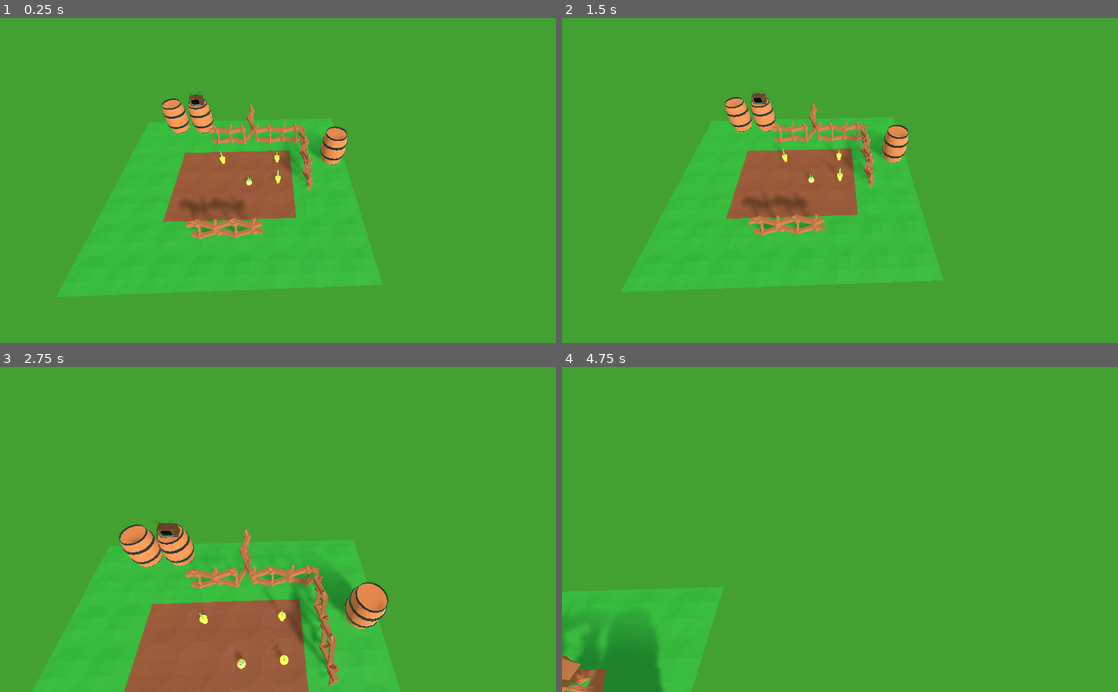
Above: before the commit, frames 1-4 (two rows, left to right).
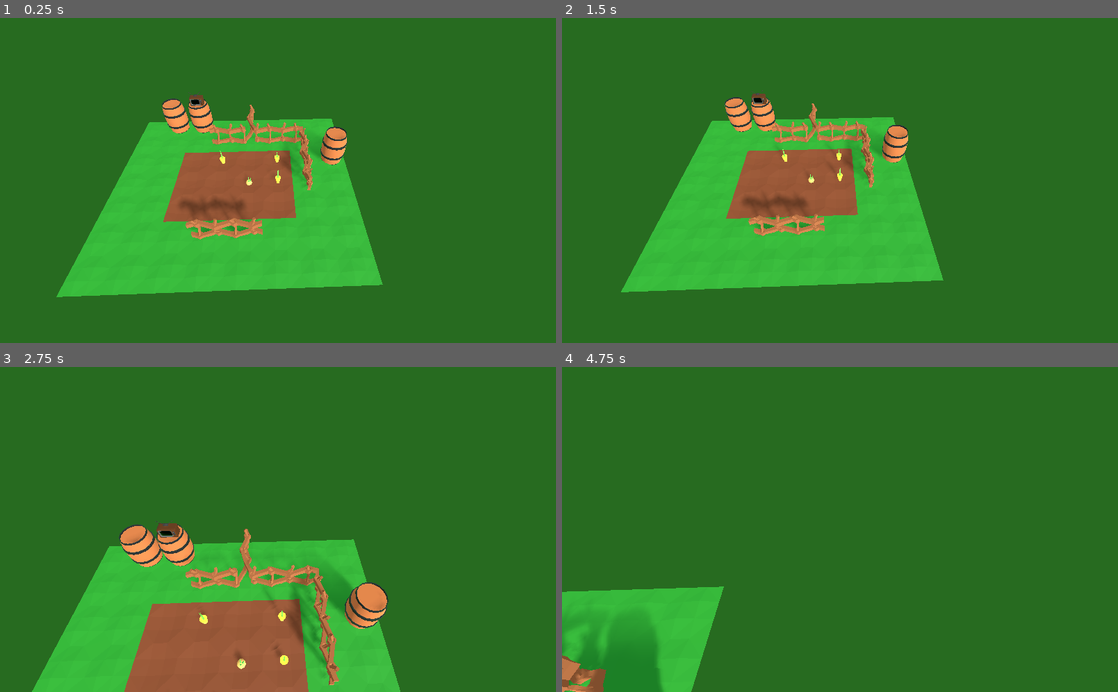
Above: after the commit, the same moments.

Repository: wingedadventurer/gwj-xii
Game: Godot game, scene res://scenes/levels/level_test.tscn
Two runs of this game, one before a commit and one after it. Both use one fixed random seed, a clock stepped at 60 frames per second and the inputs below.
Inputs (mouse positions are in pixels of both pictures, inside the frame that each line leads up to):
- Up to frame 1 (0.25 s): no input
- Up to frame 2 (1.5 s): tap Enter at 0.5 s; move the mouse to (962, 164) at 0.52 s; click (962, 164) at 0.6 s; tap Space at 1.25 s; move the mouse to (728, 196) at 1.27 s; tap Down (camera_move_back) at 1.35 s
- Up to frame 3 (2.75 s): click (166, 545) at 1.55 s; tap Enter at 2 s; move the mouse to (333, 458) at 2.02 s; hold Up (camera_move_forward) from 2.03 s (still down); click (333, 458) at 2.3 s
- Up to frame 4 (4.75 s): move the mouse to (812, 594) at 2.77 s; release Up (camera_move_forward) at 2.78 s; tap Left (camera_move_left) at 2.85 s; click (812, 594) at 3.05 s; move the mouse to (1006, 578) at 3.52 s; hold Right (camera_move_right) 3.53-4.28 s; click (1006, 578) at 3.8 s; move the mouse to (673, 480) at 4.27 s; tap Mouse wheel up (camera_zoom_in) at 4.35 s; click (673, 480) at 4.55 s

The runs differ from the first frame. In frame 1, 75% of the frame differs, in the area x 0-100%, y 0-100%; in frame 2, 76%; in frame 3, 74%; in frame 4, 92%.

Commit message:
Add audio_manager autoload; add ambient music

Diff:
--- a/godot-project/environments/default_environment.tres
+++ b/godot-project/environments/default_environment.tres
@@ -1,10 +1,10 @@
 [gd_resource type="Environment" load_steps=2 format=2]
 
 [sub_resource type="ProceduralSky" id=1]
-sky_top_color = Color( 0.490196, 0.972549, 0.937255, 1 )
-sky_horizon_color = Color( 0.490196, 0.972549, 0.937255, 1 )
-ground_bottom_color = Color( 0.262745, 0.635294, 0.192157, 1 )
-ground_horizon_color = Color( 0.262745, 0.635294, 0.192157, 1 )
+sky_top_color = Color( 0.431373, 0.862745, 0.831373, 1 )
+sky_horizon_color = Color( 0.431373, 0.862745, 0.831373, 1 )
+ground_bottom_color = Color( 0.152941, 0.423529, 0.129412, 1 )
+ground_horizon_color = Color( 0.152941, 0.423529, 0.129412, 1 )
 sun_angle_max = 5.0
 sun_energy = 3.0
 
--- a/godot-project/project.godot
+++ b/godot-project/project.godot
@@ -29,6 +29,10 @@
 config/name="Vegetable Chess"
 run/main_scene="res://scenes/levels/level_test.tscn"
 config/icon="res://icon.png"
+
+[autoload]
+
+audio_manager="*res://scenes/autoload/audio_manager.tscn"
 
 [debug]
 
--- /dev/null
+++ b/godot-project/scenes/autoload/audio_manager.tscn
@@ -0,0 +1,8 @@
+[gd_scene load_steps=2 format=2]
+
+[ext_resource path="res://scripts/autoload/audio_manager.gd" type="Script" id=1]
+
+[node name="audio_manager" type="Node"]
+script = ExtResource( 1 )
+
+[node name="ambience" type="AudioStreamPlayer" parent="."]
--- a/godot-project/scenes/unit.tscn
+++ b/godot-project/scenes/unit.tscn
@@ -1,11 +1,11 @@
-[gd_scene load_steps=9 format=2]
+[gd_scene load_steps=10 format=2]
 
 [ext_resource path="res://scripts/unit.gd" type="Script" id=1]
 [ext_resource path="res://textures/unit_highlight_circle.png" type="Texture" id=2]
 [ext_resource path="res://scripts/select_highlight.gd" type="Script" id=3]
 [ext_resource path="res://models/units/mesh_carrot_temp.tscn" type="PackedScene" id=4]
 [ext_resource path="res://models/units/mesh_potato_temp.tscn" type="PackedScene" id=5]
-
+[ext_resource path="res://audio/sfx/ui/unit_select.wav" type="AudioStream" id=6]
 
 [sub_resource type="BoxShape" id=1]
 extents = Vector3( 0.2, 0.1, 0.2 )
@@ -44,5 +44,9 @@
 
 [node name="mesh_potato_temp" parent="." instance=ExtResource( 5 )]
 visible = false
+
+[node name="sfx_select" type="AudioStreamPlayer" parent="."]
+stream = ExtResource( 6 )
+volume_db = -10.0
 [connection signal="mouse_entered" from="mouse_detect_area" to="." method="_on_mouse_detect_area_mouse_entered"]
 [connection signal="mouse_exited" from="mouse_detect_area" to="." method="_on_mouse_detect_area_mouse_exited"]
--- /dev/null
+++ b/godot-project/scripts/autoload/audio_manager.gd
@@ -0,0 +1,10 @@
+extends Node
+
+var ambience_audio = preload("res://audio/ambience/ambience.wav")
+
+func _ready() -> void:
+	play_ambience()
+
+func play_ambience() -> void:
+	$ambience.stream = ambience_audio
+	$ambience.play()
--- a/godot-project/scripts/unit.gd
+++ b/godot-project/scripts/unit.gd
@@ -47,6 +47,7 @@
 
 	$select_highlight.set_rotate(value)
 	$select_highlight.visible = value
+	$sfx_select.play()
 
 func set_highlighted(value : bool) -> void:
 	highlighted = value
Not shown, added: godot-project/audio/ambience/ambience.wav.import
Not shown, added: godot-project/audio/sfx/ui/unit_select.wav.import
Not shown, added: godot-project/audio/ambience/ambience.wav
Not shown, added: godot-project/audio/sfx/ui/unit_select.wav
